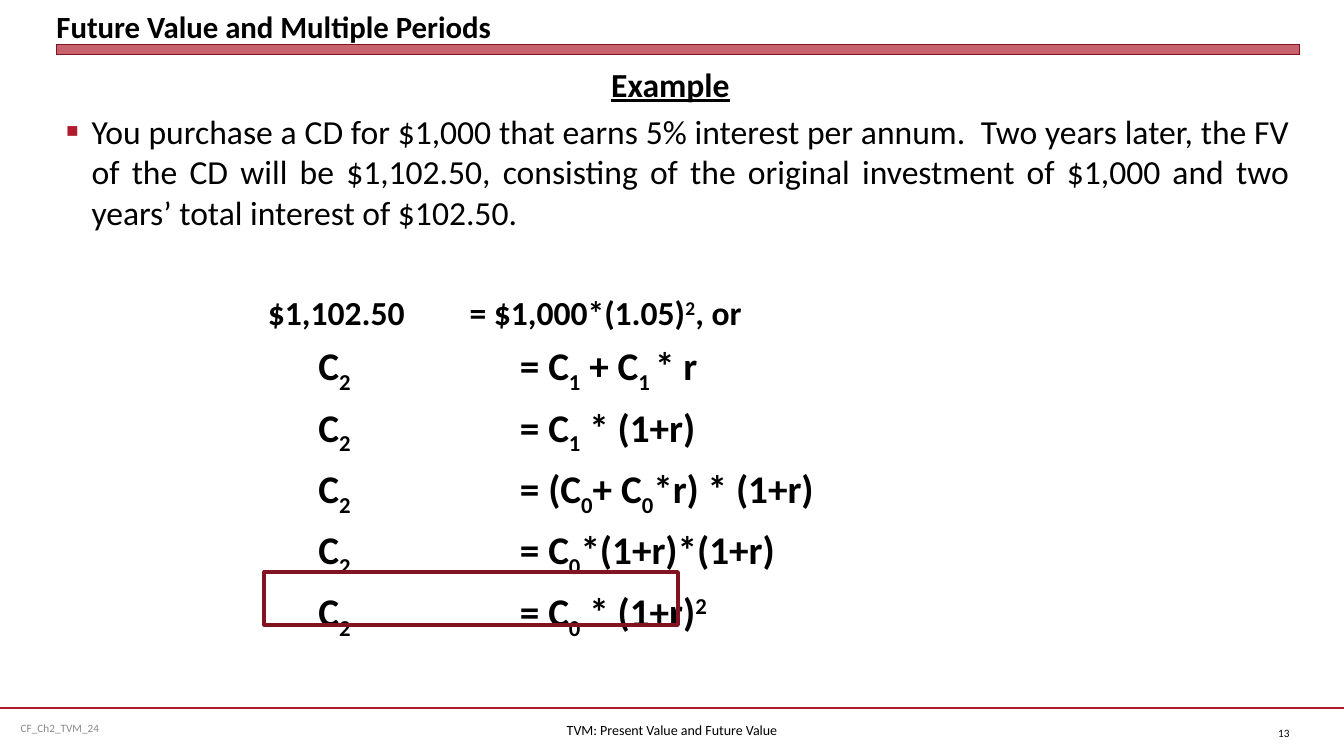
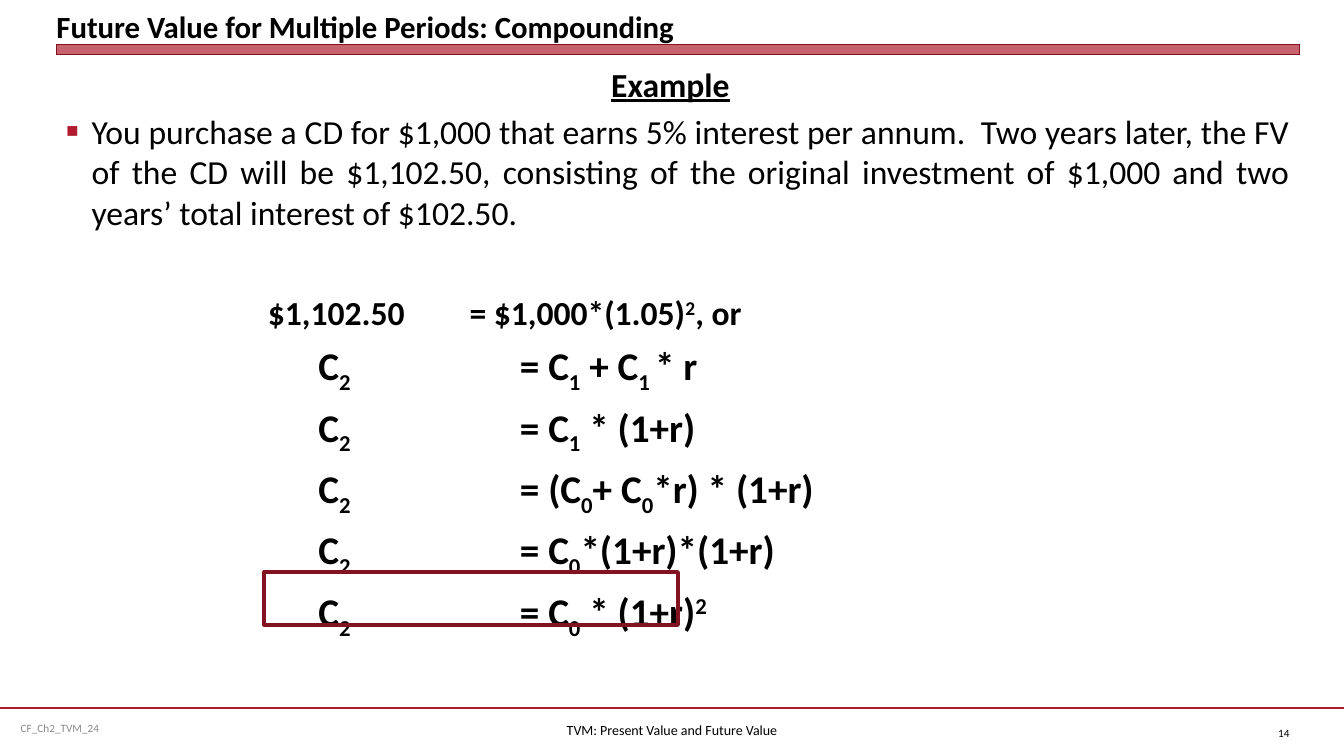
Before and after one commit to jmc877/Corporate-Finance, a slide deck: slide 14 of slides/CF_Ch2_TVM_24.pptx (slide 13 before the commit). Drawn at 1344x756 pixels with LibreOffice and Linux fonts; fonts in the diff are those of the drawing. Boxes give left, top, right and bottom in pixels: in the first picture for what was removed or moved away, otherwise in the second. Text is boxed around its words. In the diff, an @@ line names an element or a change of style, - is before the commit and + after.

```diff
--- a/slides/CF_Ch2_TVM_24.pptx
+++ b/slides/CF_Ch2_TVM_24.pptx
@@ title at [56, 16, 674, 46]: text changed @@
-Future Value and Multiple Periods
+Future Value for Multiple Periods: Compounding
@@ page number at [1278, 730, 1289, 737]: text changed @@
-13
+14
```
Also in this commit, not shown: 2 other slides changed, 1 slide added, 1 other file.
